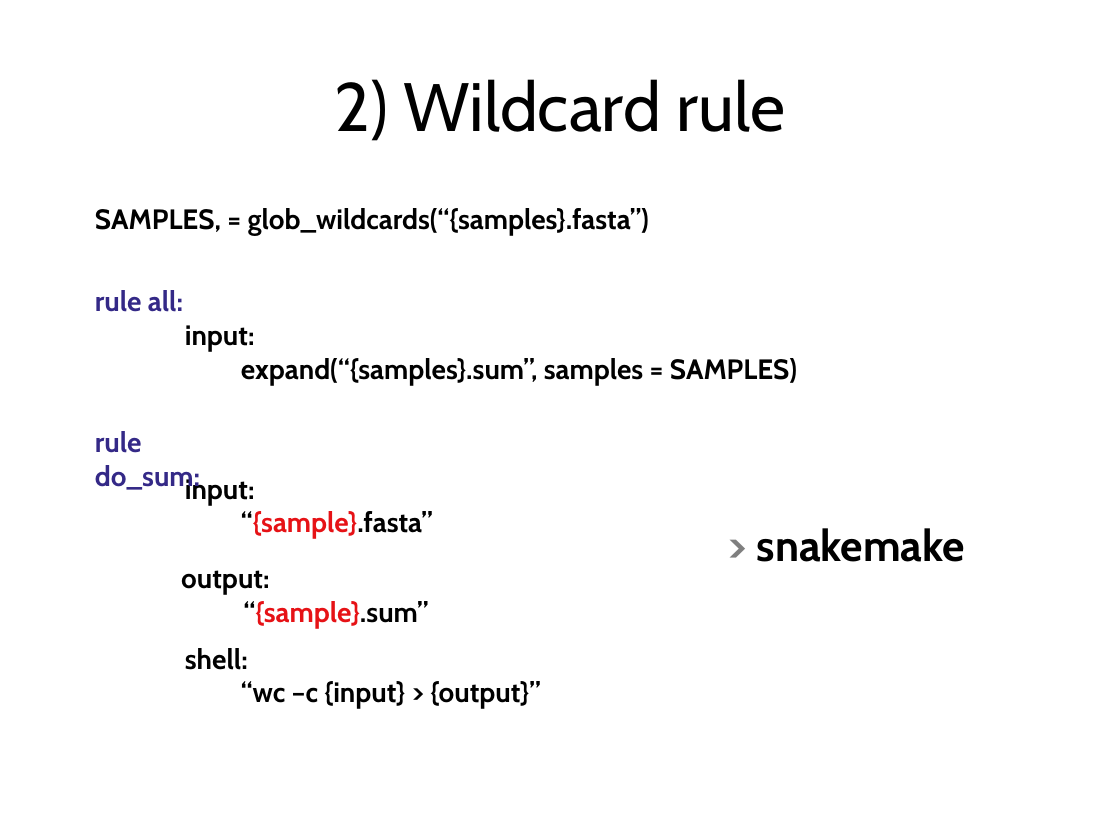
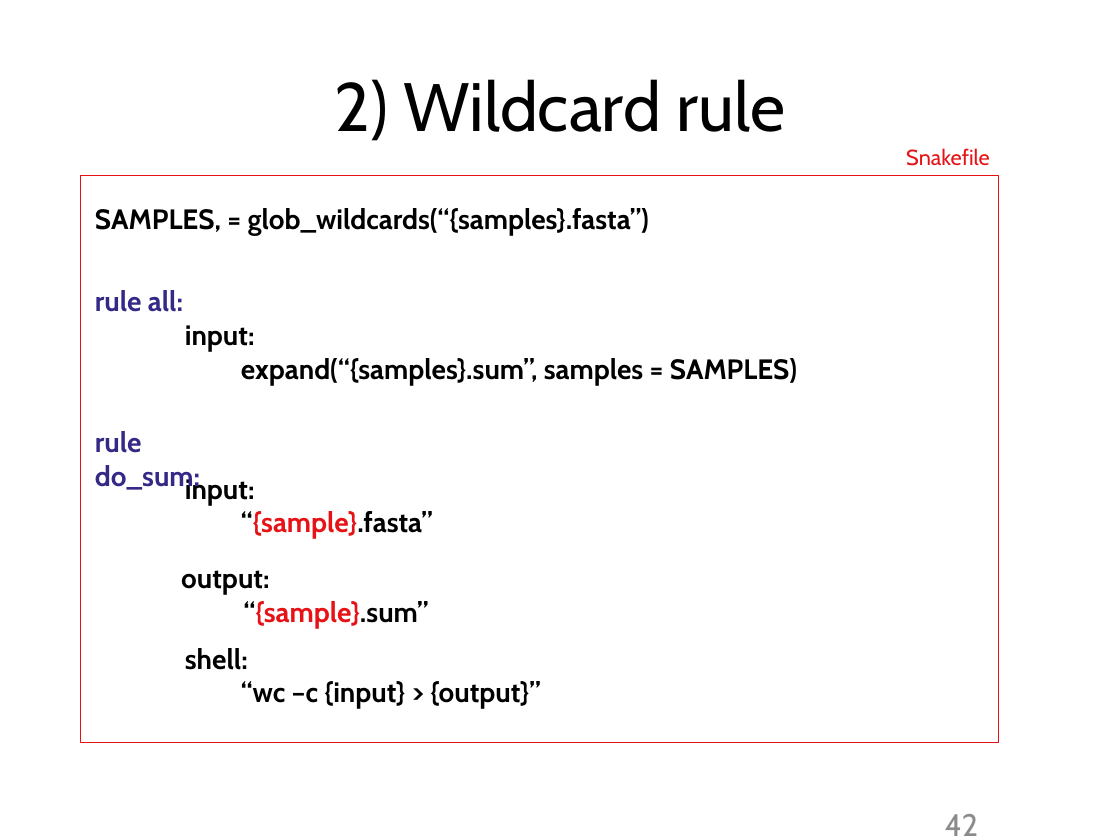
Before and after one commit to tobyhodges/siakemake-tutorial, a slide deck: slide 42 of Snakemake-introduction.pptx. Drawn at 1120x840 pixels with LibreOffice and Linux fonts; fonts in the diff are those of the drawing; background and template pictures are left out. Boxes give left, top, right and bottom in pixels: in the first picture for what was removed or moved away, otherwise in the second. Text is boxed around its words. In the diff, an @@ line names an element or a change of style, - is before the commit and + after.

```diff
--- a/Snakemake-introduction.pptx
+++ b/Snakemake-introduction.pptx
@@ text added at bbox=[906, 148, 990, 166], 14 pt, text #E61216 @@
+Snakefile
@@ rectangle added at bbox=[81, 176, 998, 743], outline #E61216 0.75 pt @@
@@ text removed at bbox=[757, 528, 966, 562] @@
-> snakemake
@@ page number added at bbox=[945, 814, 979, 836], 20 pt, text #8C8C8C @@
+42
```
Also in this commit, not shown: 28 other slides changed.
